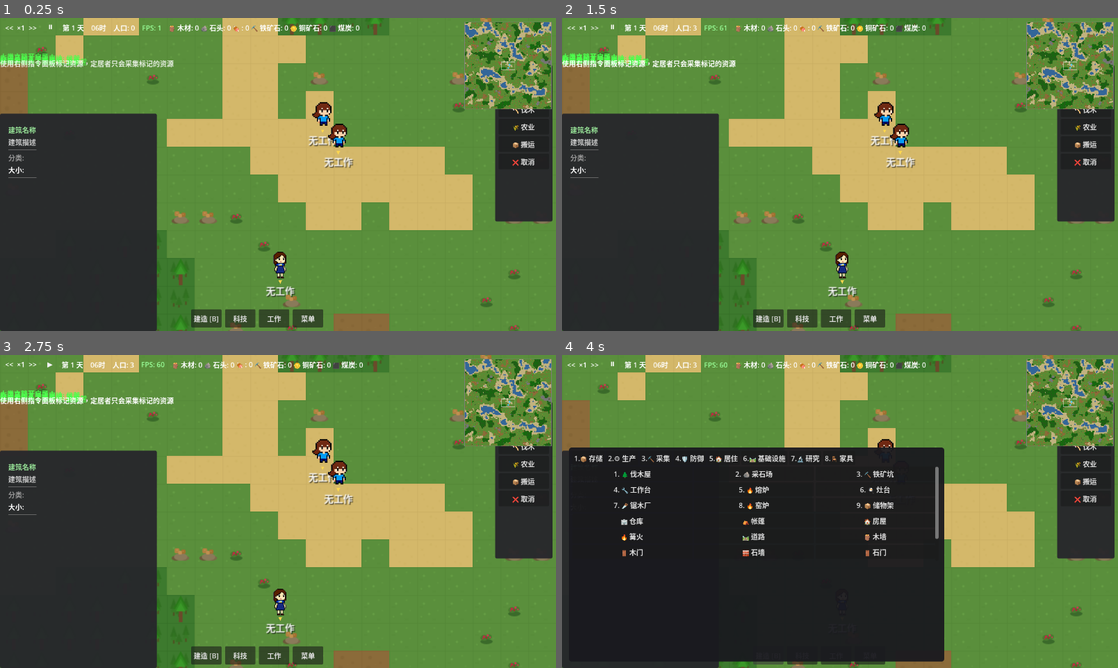
Above: before the commit, frames 1-4 (two rows, left to right).
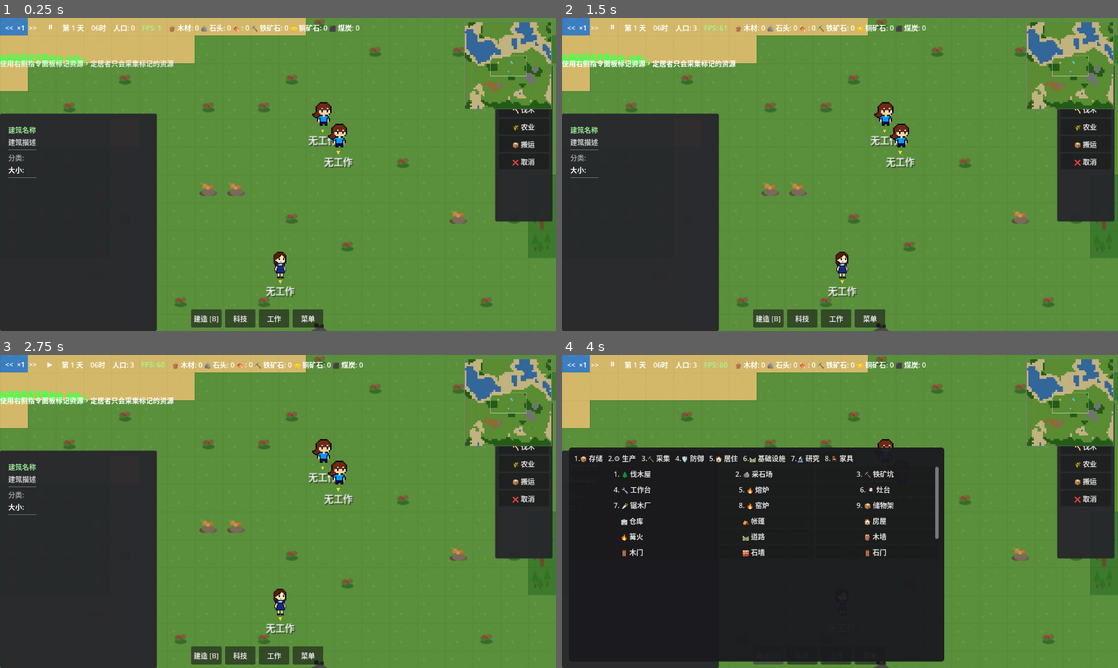
Above: after the commit, the same moments.

Repository: ZhanXuzhao/the-path-of-humanity
Game: Godot game, scene res://scenes/game.tscn
Same seed, same stepped clock (60 frames per second), same inputs: the game is played once before the commit and once after it.
Inputs:
- Up to frame 1 (0.25 s): no input
- Up to frame 2 (1.5 s): click "<<" at 0.5 s; click ">>" at 1.25 s
- Up to frame 3 (2.75 s): click "⏸" at 2 s
- Up to frame 4 (4 s): click "▶" at 2.75 s; click "建造 [B]" at 3.5 s

The runs differ from the first frame. In frame 1, 28% of the frame differs, in the area x 0-100%, y 0-100%; in frame 2, 28%; in frame 3, 28%; in frame 4, 18%.

Commit message:
将地图chunk数量（world_chunks_x/y）提取到 game_settings.cfg 配置，相机位置改为动态计算

Diff:
--- a/resources/game_settings.cfg
+++ b/resources/game_settings.cfg
@@ -77,6 +77,17 @@
 ; 游戏速度档位列表，用于 +/- 快捷键和 HUD 速度按钮
 levels=[0.1, 0.2, 0.5, 1.0, 2.0, 3.0, 5.0, 10.0]
 
+[world]
+
+; 每个区块的大小（瓦片数）
+chunk_size=16
+
+; 世界横向区块数（总瓦片数 = chunk_size * world_chunks_x）
+world_chunks_x=3
+
+; 世界纵向区块数（总瓦片数 = chunk_size * world_chunks_y）
+world_chunks_y=3
+
 [building]
 
 ; 储物架容量
--- a/scenes/game.tscn
+++ b/scenes/game.tscn
@@ -47,7 +47,6 @@
 script = ExtResource("2b_x4c7")
 
 [node name="Camera" type="Camera2D" parent="." unique_id=1717165746]
-position = Vector2(2048, 2048)
 zoom = Vector2(2, 2)
 script = ExtResource("6_1vh7r")
 
--- a/scripts/autoload/game_manager.gd
+++ b/scripts/autoload/game_manager.gd
@@ -113,6 +113,11 @@
 	speed_levels = []
 	for v in cfg.get_value("speed", "levels", [0.5, 1.0, 2.0, 3.0, 5.0, 10.0]):
 		speed_levels.append(float(v))
+
+	# 世界设置
+	settings["chunk_size"] = cfg.get_value("world", "chunk_size", 16)
+	settings["world_chunks_x"] = cfg.get_value("world", "world_chunks_x", 8)
+	settings["world_chunks_y"] = cfg.get_value("world", "world_chunks_y", 8)
 
 	# 建筑设置
 	settings["storage_rack_capacity"] = cfg.get_value("building", "storage_rack_capacity", 1000)
--- a/scripts/core/game.gd
+++ b/scripts/core/game.gd
@@ -105,11 +105,14 @@
 		_gm.state = 1  # GameState.PLAYING
 		_restore_from_save(_gm._loaded_save_data)
 		_gm._loaded_save_data.clear()
+		# 加载存档后也将相机移到世界中心
+		_center_camera_on_world()
 	else:
 		# 新游戏 - 初始化世界和定居者
 		_gm.start_game()
 		_generate_initial_area()
 		_spawn_initial_settlers()
+		_center_camera_on_world()
 
 		# 新游戏提示：使用指令面板标记资源
 		call_deferred("_show_command_panel_tutorial")
@@ -252,6 +255,15 @@
 				if world.is_walkable(check):
 					return check
 	return from_grid  # 兜底：返回原坐标（虽然不太可能，但防止死循环）
+
+func _center_camera_on_world():
+	"""根据世界大小将相机移动到世界中心"""
+	var center_pixel = Vector2(
+		world.WORLD_CHUNKS_X * world.CHUNK_SIZE * world.tile_size / 2.0,
+		world.WORLD_CHUNKS_Y * world.CHUNK_SIZE * world.tile_size / 2.0
+	)
+	if camera:
+		camera.position = center_pixel
 
 # -------- 建造模式 --------
 func enter_build_mode(building_id: String):
--- a/scripts/core/world.gd
+++ b/scripts/core/world.gd
@@ -9,10 +9,12 @@
 signal resource_depleted(pos: Vector2i)
 signal ground_items_changed(grid_pos: Vector2i)
 
-# 世界大小（区块数）
+# 每个区块的大小（瓦片数）
 const CHUNK_SIZE := 16
-const WORLD_CHUNKS_X := 8
-const WORLD_CHUNKS_Y := 8
+
+# 世界大小（区块数），可通过 game_settings.cfg 配置
+var WORLD_CHUNKS_X := 8
+var WORLD_CHUNKS_Y := 8
 
 # 地形类型枚举
 enum TileType {
@@ -118,6 +120,15 @@
 
 func _ready():
 	rng.randomize()
+	# 从 GameManager 加载世界设置
+	_load_world_settings()
+
+func _load_world_settings():
+	"""从 GameManager 加载世界配置参数"""
+	var gm = get_node_or_null("/root/GameManager")
+	if gm and gm.settings.has("world_chunks_x"):
+		WORLD_CHUNKS_X = gm.settings["world_chunks_x"] as int
+		WORLD_CHUNKS_Y = gm.settings["world_chunks_y"] as int
 
 func apply_settings(multiplier: float, harvest_amt: float):
 	"""从 GameManager 加载可配置参数"""
